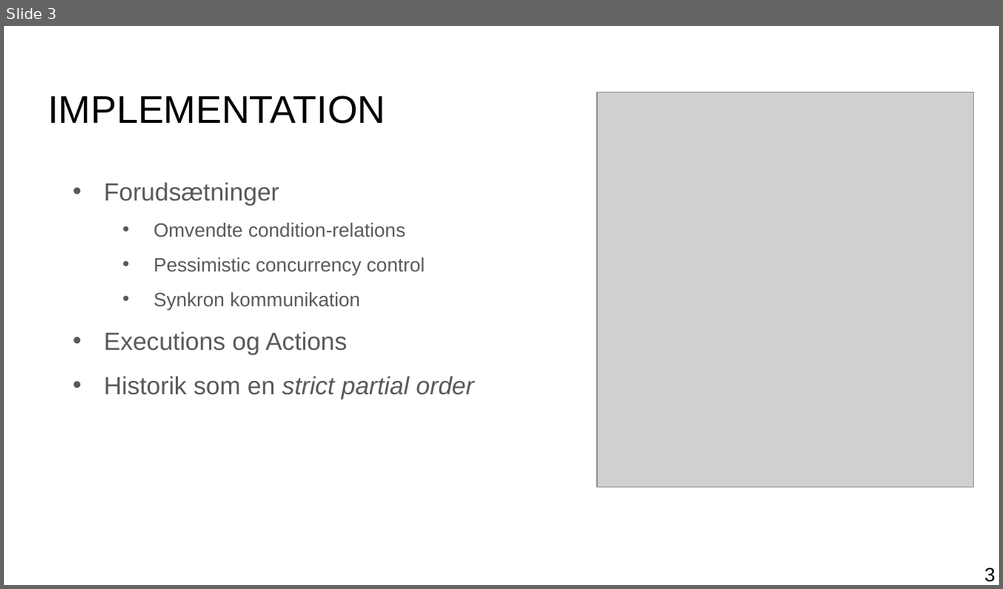
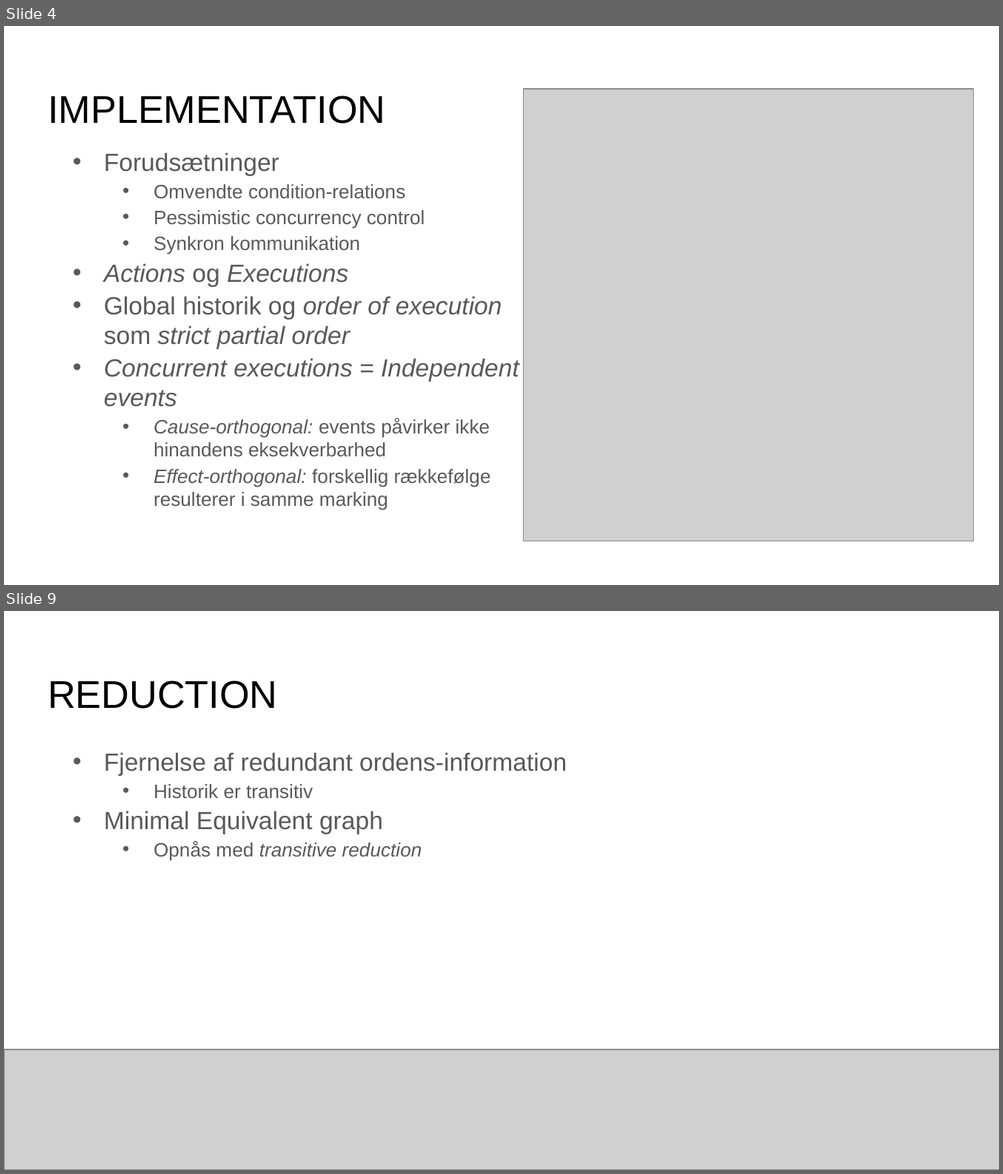
Before and after one commit to mikaellindemann/Distributed-Consensus, a slide deck: doc/Exam/Exam.pptx. Shown one above the other, each under a label of ours: slide 3 before the commit, slides 4 and 9 after it; the slides between them are not shown. The pictures are 1003x589 and 1003x1174 pixels, drawn with LibreOffice and Linux fonts; fonts in the diff are those of the drawing; grey boxes stand for pictures. Boxes give left, top, right and bottom in pixels: in the first picture for what was removed or moved away, otherwise in the second. Text is boxed around its words. In the diff, an @@ line names an element or a change of style, - is before the commit and + after.

```diff
--- a/doc/Exam/Exam.pptx
+++ b/doc/Exam/Exam.pptx
@@ slide 9 added at [4, 611, 999, 1170], background #FFFFFF @@
@@ title added at [48, 681, 277, 709], 28 pt, text #000000 @@
+REDUCTION
@@ text added at [104, 752, 566, 861], 18 pt, text #595959 @@
+• Fjernelse af redundant ordens-information
+  • Historik er transitiv
+• Minimal Equivalent graph
+  • Opnås med transitive reduction
@@ picture added at [4, 1050, 999, 1170] @@
@@ what was slide 3 is now slide 4 @@
@@ slide 4 changed as well @@
@@ picture: place and size @@
-picture at [597, 93, 973, 488]
+picture at [523, 89, 973, 541]
@@ text "Forudsætninger": place and size @@
-text "Forudsætninger" at [104, 182, 474, 399]
+text "Forudsætninger" at [104, 153, 519, 511]
@@ text at [104, 153, 425, 255]: line spacing 1.5 to 1; more space between paragraphs @@
@@ text at [104, 264, 519, 511]: text changed; size 18 to 14 pt; italic on @@
-• Executions og Actions
-• Historik som en strict partial order
+• Actions og Executions
+• Global historik og order of execution
+  som strict partial order
+• Concurrent executions = Independent
+  events
+  • Cause-orthogonal: events påvirker ikke
+    hinandens eksekverbarhed
+  • Effect-orthogonal: forskellig rækkefølge
+    resulterer i samme marking
@@ page number removed at [984, 568, 995, 582] @@
-3
```
Also in this commit, not shown: 11 other slides changed, 6 other slides added, 4 slides removed, 2 other files.
